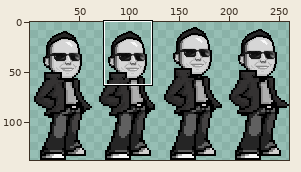
Two versions of one sprite sheet, bin/assets/images/game/people/davide.png. The picture above shows the old version from afar; the outline marks the close-up.
Close-up. First the earlier version:
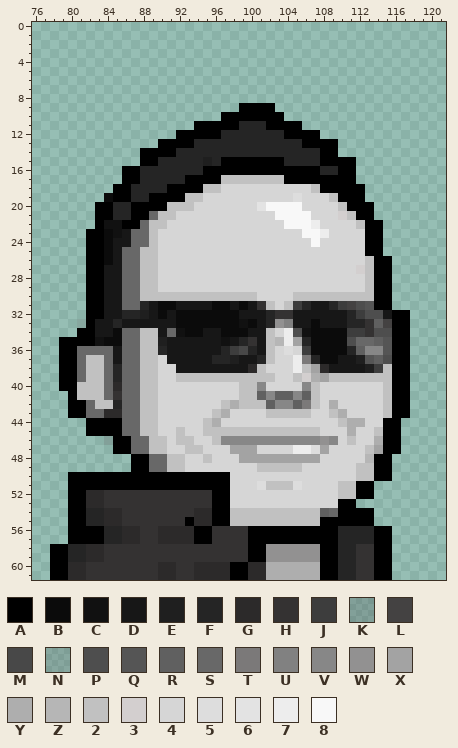
The file is 260x138 pixels. Colours within 5 levels of each other are drawn and written as one. Shown: x 76..121, y 0..61. The wide view leaves out empty margins.
Palette (. is transparent): A #000000  B #0b0b0b  C #111111  D #171717  E #1f1f1f  F #252525  G #2c2a2a  H #343232  J #3d3d3d  K #4242423d  L #444242  M #484848  N #4b4b4b32  P #4e4e4e  Q #555555  R #606060  S #686868  T #7b7979  U #818181  V #878787  W #929191  X #a3a3a3  Y #aeaeae  Z #b6b6b6  2 #c1c1c1  3 #d3cfcf  4 #d6d6d6  5 #dddddd  6 #e3e3e3  7 #ededed  8 #f8f8f8
Pixels before (only the part around the change), first column x 76:
 0 ..............................................
 1 ..............................................
 2 ..............................................
 3 ..............................................
 4 ..............................................
 5 ..............................................
 6 ..............................................
 7 ..............................................
 8 ..............................................
 9 .......................AAAA...................
10 .....................AAAAAAA..................
11 ..................AAAAAFFFAAAA................
12 ................AAAAAFFFFFFFAAAA..............
13 ..............AAAAFFFFFFFFFFFFAAAA............
14 ............AAAAFFFFFFFFFFFFFFFFAA............
15 ............AAFFFFFEFAAAAAAAFFFFAAAA..........
16 ..........AAFFFFFFFAAAAAAAAAAAAAFFAA..........
17 ..........AAFFFFFAAAA2222222AAAAAAAA..........
18 .........AAFFFFAAAA2244444444442AAAAA.........
19 ........BAAFFAAAA22444444444454442AAA.........
20 .......AAFFAAAA22244444446888844442AAA........
21 .......AAFFAAS2244444444444888844432AA........
22 .......ACCAAS224444444444444888744442AA.......
23 ......AABCDSS244444444444444448874444AA.......
24 ......AABDDSS244444444444444444844444AA.......
25 ......AABDSS2244444444444444444444444AA.......
26 ......AABDSS22444444444444444444444442AA......
27 ......AADDSS22444444444444444444444432AA......
28 ......AADDSS22444444444444444444444442AA......
29 ......AADDSS22444444444444444444444442AA......
30 ......AADDSS22222222222224444222222222AA......
31 ......AADDSSFDBBDDDDBBDBDH242JFDDFJLPQAA......
32 ......AADDFFEDBDBBBBBBBDDDFHHDDDDDDFJPPDAA....
33 .....NADDFDDDDDDBBBBBBBCBDFWUDDBDDDFFHRLAA....
34 .....AADDBSS22DSCBBDDBBBDD247PCBBBBJJHPPAA....
35 ...AAAACBBSS22EDDDDDDCDFHD2Z7XFBBBBPSSRQAA....
36 ...AASSSSDSS22FDDDDDDFJMFD2454JBBBBFRVVQAA....
37 ...AAS22SDSS224DDDDDFFEDDF2447TFBBDDEQRPAA....
38 ...AAS22SFSS2244DDDDDDDDG244472XGDDDDEJ2AA....
39 ...AAS22SFSS2244222222222224423YX2222222AA....
40 ...AA222SGSS2244444444422V4444V244444442AA....
41 ....A222SHSS2244444444422RVRRVR244444442AA....
42 ....AAS22FSS2244444442Y222RVVRT24Y444442AA....
43 ....AASSGGSS224444442Y444422222442Y44442AA....
44 ......AAAASS22444442Y44444444444442YY44AA.....
45 ......AAAASS22442442222222222222444Y442AA.....
46 ........KAASS22422442VVVVVVVVVVVWV4244YAA.....
47 .........AASS224422444XXX4444775X44442XAA.....
48 ...........AASS22442444XXXXXXXXX44444ZAA......
49 ...........AASS22444444442222244444422AA......
50 ....AAAAAAAAAAAAAAAAAA4444444444444422AA......
51 ....AAAAAAAAAAAAAAAAAA44452225444422AA........
52 ....AAGGHHHHHHHHHHHHAA44444444444422AA........
53 ....AAGGHHHHHHHHHHHHAA444444444444AA..........
54 ....AAFFGGHHHHHHHHGGAA2222222222RSAAAA........
55 ....AAFFGGHHHHHHHAGGAA2222222222AAAAAA........
56 ....AAAAFFGGHHGGGGAAHHHHAAAAAAAAAAFFFFAA......
57 ....AAAAFFGGHHGGGGAAHHHHAAAAAAAAAAFFFFAA......
58 ..AAFFGGHHHHHHHHHHHHHHHHAAWWWWWWAAFFHHAA......
59 ..AAFFGGHHHHHHHHHHHHHHHHAAWWWWWWAAFFHHAA......
60 ..AAGGHHHHHHHHGGHHGGGGAAGGYYYYYYAAFFHHAA......
Once edited:
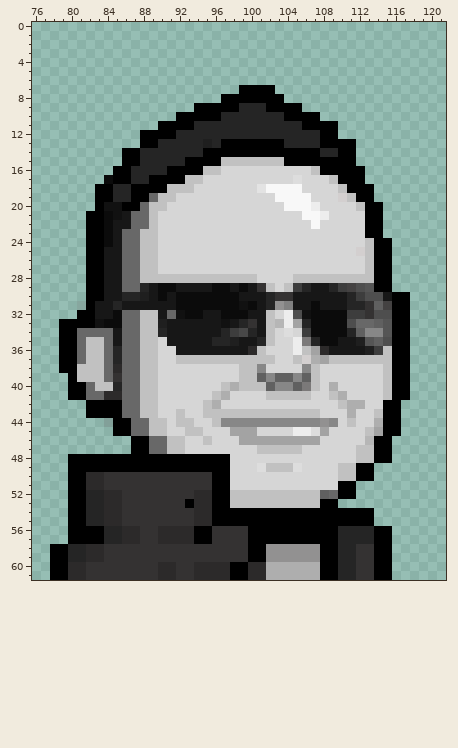
What changed:
y 7: x 99..102 .... -> AAAA
y 8: x 97..103 ....... -> AAAAAAA
y 9: x 94..101 .....AAA -> AAAAAFFF; x 103..105 ... -> AAA
y 10: x 92..107 .....AAAAAAA.... -> AAAAAFFFFFFFAAAA
y 11: x 90..98 ....AAAAA -> AAAAFFFFF; x 102..109 AAAA.... -> FFFFAAAA
y 12: x 88..96 ....AAAAA -> AAAAFFFFF; x 104..109 AAAA.. -> FFFFAA
y 13: x 88..93 ..AAAA -> AAFFFF; x 95 F -> E; x 97..103 FFFFFFF -> AAAAAAA; x 106..107 AA -> FF; x 110..111 .. -> AA
y 14: x 86..91 ..AAAA -> AAFFFF; x 95..111 FFFFFFFFFFFFFAA.. -> AAAAAAAAAAAAAFFAA
y 15: x 86..89 ..AA -> AAFF; x 93..107 FFEFAAAAAAAFFFF -> AAAA2222222AAAA
y 16: x 85 . -> A; x 87 A -> F; x 91..109 FFFFAAAAAAAAAAAAAFF -> AAAA2244444444442AA; x 112 . -> A
y 17: x 84..85 .. -> BA; x 87 A -> F; x 89..109 FFFFAAAA2222222AAAAAA -> AAAA22444444444454442; x 112 . -> A
y 18: x 83..96 ..AAFFFFAAAA22 -> AAFFAAAA222444; x 101..105 44444 -> 68888; x 107..110 2AAA -> 4442; x 113 . -> A
y 19: x 83..94 .BAAFFAAAA22 -> AAFFAAS22444; x 103..106 4454 -> 8888; x 109..111 2AA -> 432; x 113 . -> A
y 20: x 84..86 AFF -> CCA; x 88..93 AAA222 -> S22444; x 101..103 688 -> 444; x 106..107 44 -> 87; x 110..112 2AA -> 442; x 114 . -> A
y 21: x 82 . -> A; x 84..91 AFFAAS22 -> BCDSS244; x 103..105 888 -> 444; x 107..108 44 -> 87; x 110..112 32A -> 444; x 114 . -> A
y 22: x 82 . -> A; x 84..87 CCAA -> BDDS; x 90 2 -> 4; x 104..107 8887 -> 4448; x 112 2 -> 4
y 23: x 85..86 CD -> DS; x 88 S -> 2; x 106..108 887 -> 444
y 24: x 86 D -> S; x 88 S -> 2; x 107 8 -> 4; x 113 A -> 2; x 115 . -> A
y 25: x 84 B -> D; x 112..113 4A -> 32; x 115 . -> A
y 26: x 84 B -> D
y 27: x 112 3 -> 4
y 28: x 90..100 44444444444 -> 22222222222; x 105..112 44444444 -> 22222222
y 29: x 88..102 224444444444444 -> FDBBDDDDBBDBDH2; x 104..113 4444444442 -> 2JFDDFJLPQ
y 30: x 86..117 SS22222222222224444222222222AA.. -> FFEDBDBBBBBBBDDDFHHDDDDDDFJPPDAA
y 31: x 81 . -> N; x 83 A -> D; x 85..88 DSSF -> FDDD; x 90..95 BBDDDD -> DDBBBB; x 98..107 DBDH242JFD -> BCBDFWUDDB; x 109..117 FJLPQAA.. -> DDFFHRLAA
y 32: x 81 . -> A; x 83 A -> D; x 85..92 DFFEDBDB -> BSS22DSC; x 95..96 BB -> DD; x 99 D -> B; x 102..111 FHHDDDDDDF -> 247PCBBBBJ; x 113 P -> H; x 115 D -> P
y 33: x 79..81 ..N -> AAA; x 83..90 DDFDDDDD -> CBBSS22E; x 92..100 BBBBBBBCB -> DDDDDCDFH; x 102..106 FWUDD -> 2Z7XF; x 108..113 DDDFFH -> BBBPSS; x 115 L -> Q
y 34: x 79..85 ..AADDB -> AASSSSD; x 90..94 DSCBB -> FDDDD; x 97..100 BBBD -> FJMF; x 104..106 7PC -> 54J; x 111..115 JJHPP -> FRVVQ
y 35: x 81..85 AACBB -> S22SD; x 90 E -> 4; x 96..101 DCDFHD -> FFEDDF; x 103..107 Z7XFB -> 447TF; x 110..113 BPSS -> DDEQ; x 115 Q -> P
y 36: x 82..83 SS -> 22; x 85 D -> F; x 90..91 FD -> 44; x 97..102 FJMFD2 -> DDDG24; x 104..115 54JBBBBFRVVQ -> 472XGDDDDEJ2
y 37: x 85 D -> F; x 91..101 DDDDDFFEDDF -> 42222222222; x 105..115 7TFBBDDEQRP -> 23YX2222222
y 38: x 81 S -> 2; x 85 F -> G; x 92..101 DDDDDDDDG2 -> 444444422V; x 105..114 72XGDDDDEJ -> 4V24444444
y 39: x 79 A -> .; x 81 S -> 2; x 85 F -> H; x 92..98 2222222 -> 4444444; x 101..114 224423YX222222 -> RVRRVR24444444
y 40: x 79 A -> .; x 81..82 22 -> AS; x 84..85 SG -> 2F; x 97..98 44 -> 2Y; x 101..106 V4444V -> 2RVVRT; x 109 4 -> Y
y 41: x 81..85 222SH -> ASSGG; x 96..97 44 -> 2Y; x 99..107 22RVRRVR2 -> 444222224; x 109..110 44 -> 2Y
y 42: x 80..85 AAS22F -> ..AAAA; x 95..107 442Y222RVVRT2 -> 2Y44444444444; x 109..112 Y444 -> 42YY; x 115 2 -> A; x 117 A -> .
y 43: x 80..85 AASSGG -> ..AAAA; x 92 4 -> 2; x 95 4 -> 2; x 97..101 Y4444 -> 22222; x 107 4 -> 2; x 109..111 2Y4 -> 44Y; x 114..115 42 -> 2A; x 117 A -> .
y 44: x 82..84 AAA -> ..K; x 86 S -> A; x 88 2 -> S; x 90 4 -> 2; x 92..93 44 -> 22; x 95..112 2Y44444444444442YY -> 42VVVVVVVVVVVWV424; x 114 4 -> Y
y 45: x 82..84 AAA -> ...; x 86 S -> A; x 88 2 -> S; x 90 4 -> 2; x 92..108 24422222222222224 -> 422444XXX4444775X; x 111 Y -> 4; x 113..114 42 -> 2X
y 46: x 84..91 KAASS224 -> ...AASS2; x 93 2 -> 4; x 95..109 42VVVVVVVVVVVWV -> 2444XXXXXXXXX44; x 111 2 -> 4; x 113..114 4Y -> ZA; x 116 A -> .
y 47: x 85..94 AASS224422 -> ..AASS2244; x 98..108 XXX4444775X -> 44422222444; x 112 4 -> 2; x 114 X -> A; x 116 A -> .
y 48: x 80..86 ....... -> AAAAAAA; x 89..97 SS2244244 -> AAAAAAAAA; x 99..107 XXXXXXXXX -> 444444444; x 112..113 4Z -> 22
y 49: x 80..86 ....... -> AAAAAAA; x 89..97 SS2244444 -> AAAAAAAAA; x 101 2 -> 5; x 105 2 -> 5; x 110..115 4422AA -> 22AA..
y 50: x 82..95 AAAAAAAAAAAAAA -> GGHHHHHHHHHHHH; x 110..115 4422AA -> 22AA..
y 51: x 82..95 AAAAAAAAAAAAAA -> GGHHHHHHHHHHHH; x 101..105 52225 -> 44444; x 110..113 22AA -> AA..
y 52: x 82..85 GGHH -> FFGG; x 94..95 HH -> GG; x 98..113 44444444444422AA -> 2222222222RSAA..
y 53: x 82..85 GGHH -> FFGG; x 93..95 HHH -> AGG; x 98..111 444444444444AA -> 2222222222AA..
y 54: x 98..109 2222222222RS -> AAAAAAAAAAAA
y 55: x 93 A -> H; x 98..107 2222222222 -> AAAAAAAAAA
